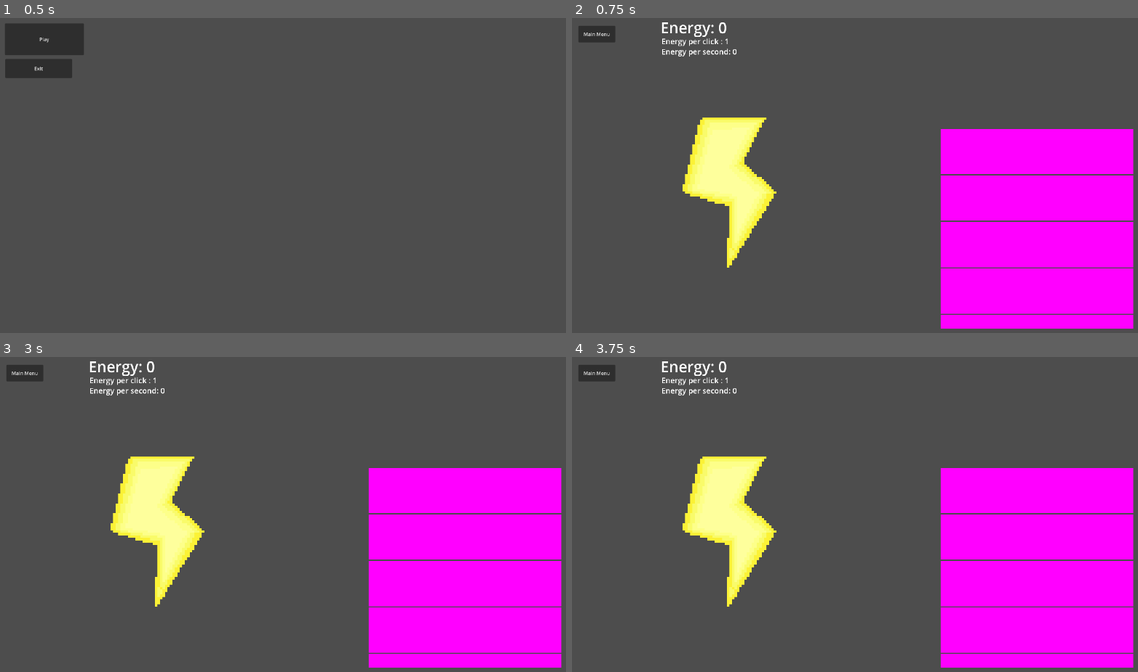
Above: before the commit, frames 1-4 (two rows, left to right).
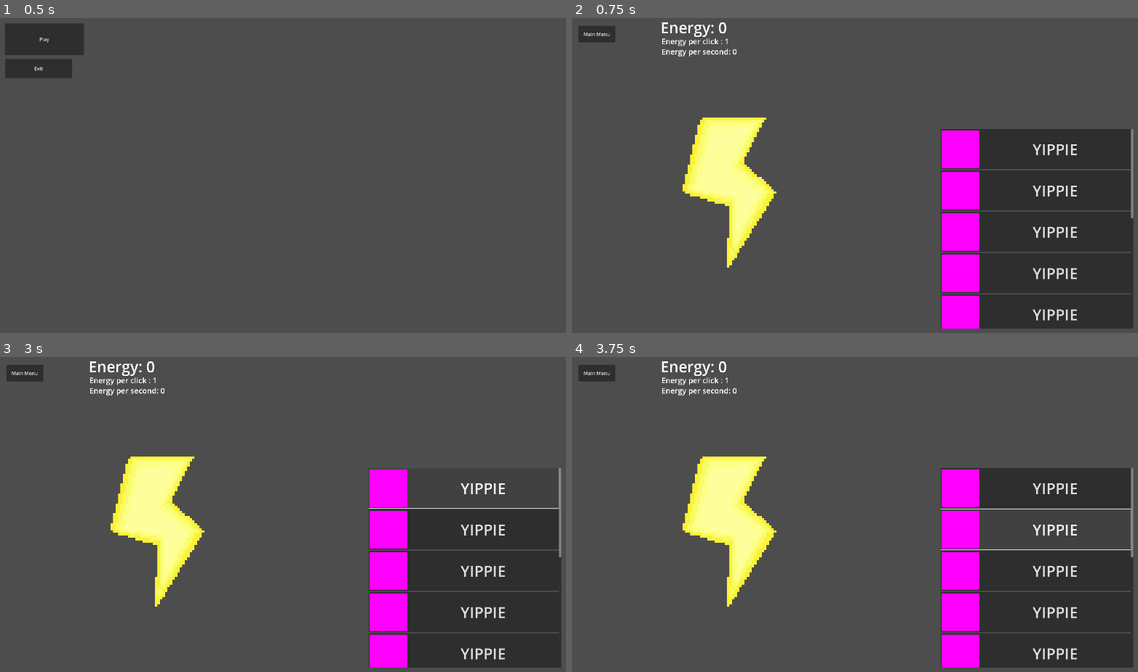
Above: after the commit, the same moments.

Repository: PolishCowPog/TerminOppgave_clicker
Game: Godot game, scene res://Scenes/main_menu.tscn
Two runs of this game, one before a commit and one after it. Both use one fixed random seed, a clock stepped at 60 frames per second and the inputs below.
Inputs (mouse positions are in pixels of both pictures, inside the frame that each line leads up to):
- Up to frame 1 (0.5 s): no input
- Up to frame 2 (0.75 s): click "Play" at 0.5 s
- Up to frame 3 (3 s): click "Main Menu" at 1.25 s; click "Play" at 2 s; click (464, 489) at 2.75 s, where only the run after the commit has a clickable "YIPPIE"
- Up to frame 4 (3.75 s): click (1036, 530) at 3.5 s, where only the run after the commit has a clickable "YIPPIE"

Frame 1 is identical in both runs. In frame 2, 18% of the frame differs, in the area x 65-100%, y 35-99%; in frame 3, 18%; in frame 4, 18%.

Commit message:
Update game.tscn

Diff:
--- a/terminoppgave_clicker/Scenes/game.tscn
+++ b/terminoppgave_clicker/Scenes/game.tscn
@@ -1,34 +1,14 @@
-[gd_scene load_steps=15 format=3 uid="uid://b0ssua4jmjypl"]
+[gd_scene load_steps=10 format=3 uid="uid://b0ssua4jmjypl"]
 
 [ext_resource type="Script" path="res://Scripts/game.gd" id="1_j1ah7"]
 [ext_resource type="Texture2D" uid="uid://bfy16grai8fdt" path="res://Sprites/Energy.png" id="2_paw7q"]
 
 [sub_resource type="StyleBoxEmpty" id="StyleBoxEmpty_w303p"]
 
-[sub_resource type="StyleBoxEmpty" id="StyleBoxEmpty_08hu4"]
+[sub_resource type="Theme" id="Theme_xwnpj"]
 
-[sub_resource type="StyleBoxEmpty" id="StyleBoxEmpty_2ro1j"]
-
-[sub_resource type="StyleBoxEmpty" id="StyleBoxEmpty_36bot"]
-
-[sub_resource type="StyleBoxEmpty" id="StyleBoxEmpty_ooum5"]
-
-[sub_resource type="StyleBoxEmpty" id="StyleBoxEmpty_wkku2"]
-
-[sub_resource type="Theme" id="Theme_xwnpj"]
-VScrollBar/styles/grabber = SubResource("StyleBoxEmpty_08hu4")
-VScrollBar/styles/grabber_highlight = SubResource("StyleBoxEmpty_2ro1j")
-VScrollBar/styles/grabber_pressed = SubResource("StyleBoxEmpty_36bot")
-VScrollBar/styles/scroll = SubResource("StyleBoxEmpty_ooum5")
-VScrollBar/styles/scroll_focus = SubResource("StyleBoxEmpty_wkku2")
-
-[sub_resource type="PlaceholderTexture2D" id="PlaceholderTexture2D_6vq2y"]
-size = Vector2(1, 150)
-
-[sub_resource type="Animation" id="Animation_hferb"]
-resource_name = "energy_anim"
-length = 5.0
-loop_mode = 2
+[sub_resource type="PlaceholderTexture2D" id="PlaceholderTexture2D_gmgxw"]
+size = Vector2(125, 125)
 
 [sub_resource type="Animation" id="Animation_ts5x3"]
 length = 0.001
@@ -44,6 +24,11 @@
 "update": 0,
 "values": [Vector2(530, 530)]
 }
+
+[sub_resource type="Animation" id="Animation_hferb"]
+resource_name = "energy_anim"
+length = 5.0
+loop_mode = 2
 
 [sub_resource type="Animation" id="Animation_vv1an"]
 resource_name = "energy_click_anim"
@@ -135,37 +120,71 @@
 size_flags_horizontal = 3
 size_flags_vertical = 3
 
-[node name="TextureRect" type="TextureRect" parent="Upgrade_UI/ScrollContainer/VBoxContainer"]
+[node name="Upgrade" type="Button" parent="Upgrade_UI/ScrollContainer/VBoxContainer"]
 layout_mode = 2
-texture = SubResource("PlaceholderTexture2D_6vq2y")
+theme_override_font_sizes/font_size = 50
+text = "YIPPIE"
+icon = SubResource("PlaceholderTexture2D_gmgxw")
 
-[node name="TextureRect2" type="TextureRect" parent="Upgrade_UI/ScrollContainer/VBoxContainer"]
+[node name="Upgrade2" type="Button" parent="Upgrade_UI/ScrollContainer/VBoxContainer"]
 layout_mode = 2
-texture = SubResource("PlaceholderTexture2D_6vq2y")
+theme_override_font_sizes/font_size = 50
+text = "YIPPIE"
+icon = SubResource("PlaceholderTexture2D_gmgxw")
 
-[node name="TextureRect3" type="TextureRect" parent="Upgrade_UI/ScrollContainer/VBoxContainer"]
+[node name="Upgrade3" type="Button" parent="Upgrade_UI/ScrollContainer/VBoxContainer"]
 layout_mode = 2
-texture = SubResource("PlaceholderTexture2D_6vq2y")
+theme_override_font_sizes/font_size = 50
+text = "YIPPIE"
+icon = SubResource("PlaceholderTexture2D_gmgxw")
 
-[node name="TextureRect4" type="TextureRect" parent="Upgrade_UI/ScrollContainer/VBoxContainer"]
+[node name="Upgrade4" type="Button" parent="Upgrade_UI/ScrollContainer/VBoxContainer"]
 layout_mode = 2
-texture = SubResource("PlaceholderTexture2D_6vq2y")
+theme_override_font_sizes/font_size = 50
+text = "YIPPIE"
+icon = SubResource("PlaceholderTexture2D_gmgxw")
 
-[node name="TextureRect5" type="TextureRect" parent="Upgrade_UI/ScrollContainer/VBoxContainer"]
+[node name="Upgrade5" type="Button" parent="Upgrade_UI/ScrollContainer/VBoxContainer"]
 layout_mode = 2
-texture = SubResource("PlaceholderTexture2D_6vq2y")
+theme_override_font_sizes/font_size = 50
+text = "YIPPIE"
+icon = SubResource("PlaceholderTexture2D_gmgxw")
 
-[node name="TextureRect6" type="TextureRect" parent="Upgrade_UI/ScrollContainer/VBoxContainer"]
+[node name="Upgrade6" type="Button" parent="Upgrade_UI/ScrollContainer/VBoxContainer"]
 layout_mode = 2
-texture = SubResource("PlaceholderTexture2D_6vq2y")
+theme_override_font_sizes/font_size = 50
+text = "YIPPIE"
+icon = SubResource("PlaceholderTexture2D_gmgxw")
 
-[node name="TextureRect7" type="TextureRect" parent="Upgrade_UI/ScrollContainer/VBoxContainer"]
+[node name="Upgrade7" type="Button" parent="Upgrade_UI/ScrollContainer/VBoxContainer"]
 layout_mode = 2
-texture = SubResource("PlaceholderTexture2D_6vq2y")
+theme_override_font_sizes/font_size = 50
+text = "YIPPIE"
+icon = SubResource("PlaceholderTexture2D_gmgxw")
 
-[node name="TextureRect8" type="TextureRect" parent="Upgrade_UI/ScrollContainer/VBoxContainer"]
+[node name="Upgrade8" type="Button" parent="Upgrade_UI/ScrollContainer/VBoxContainer"]
 layout_mode = 2
-texture = SubResource("PlaceholderTexture2D_6vq2y")
+theme_override_font_sizes/font_size = 50
+text = "YIPPIE"
+icon = SubResource("PlaceholderTexture2D_gmgxw")
+
+[node name="Upgrade9" type="Button" parent="Upgrade_UI/ScrollContainer/VBoxContainer"]
+layout_mode = 2
+theme_override_font_sizes/font_size = 50
+text = "YIPPIE"
+icon = SubResource("PlaceholderTexture2D_gmgxw")
+
+[node name="Upgrade10" type="Button" parent="Upgrade_UI/ScrollContainer/VBoxContainer"]
+layout_mode = 2
+theme_override_font_sizes/font_size = 50
+text = "YIPPIE"
+icon = SubResource("PlaceholderTexture2D_gmgxw")
+
+[node name="Upgrade11" type="Button" parent="Upgrade_UI/ScrollContainer/VBoxContainer"]
+layout_mode = 2
+theme_override_font_sizes/font_size = 50
+text = "YIPPIE"
+icon = SubResource("PlaceholderTexture2D_gmgxw")
 
 [node name="AnimationPlayer" type="AnimationPlayer" parent="."]
 libraries = {
